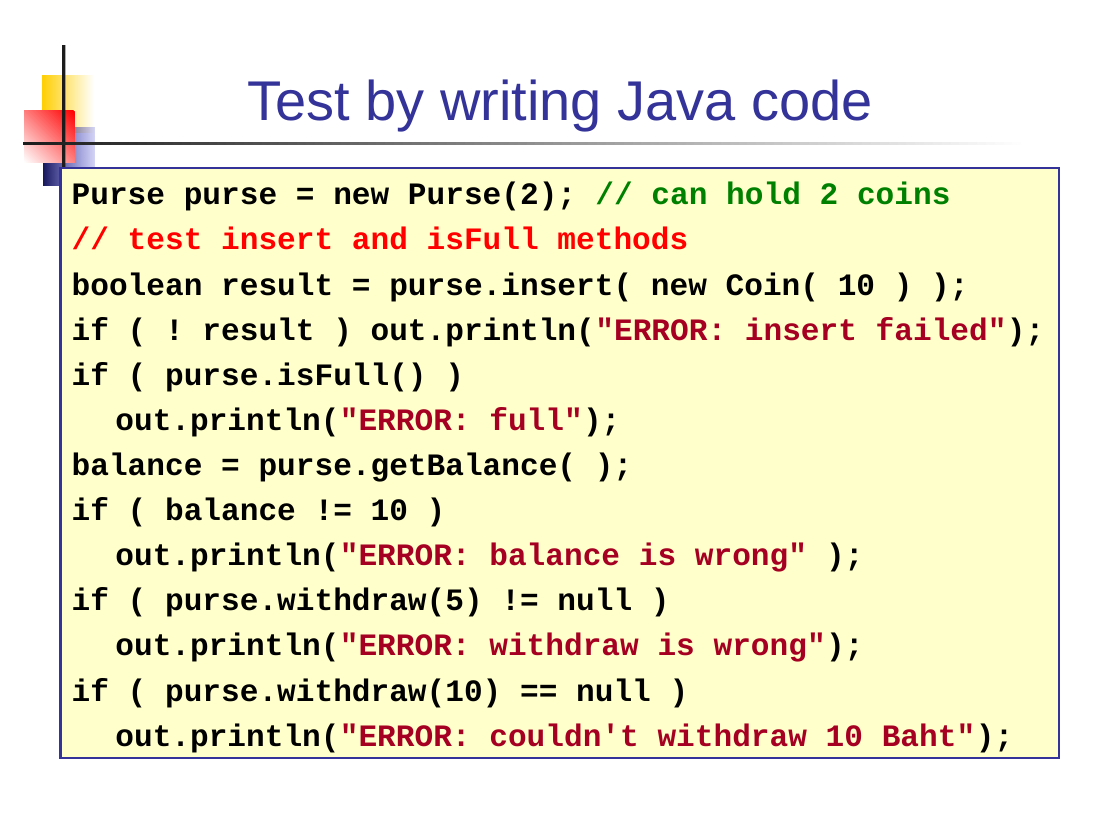
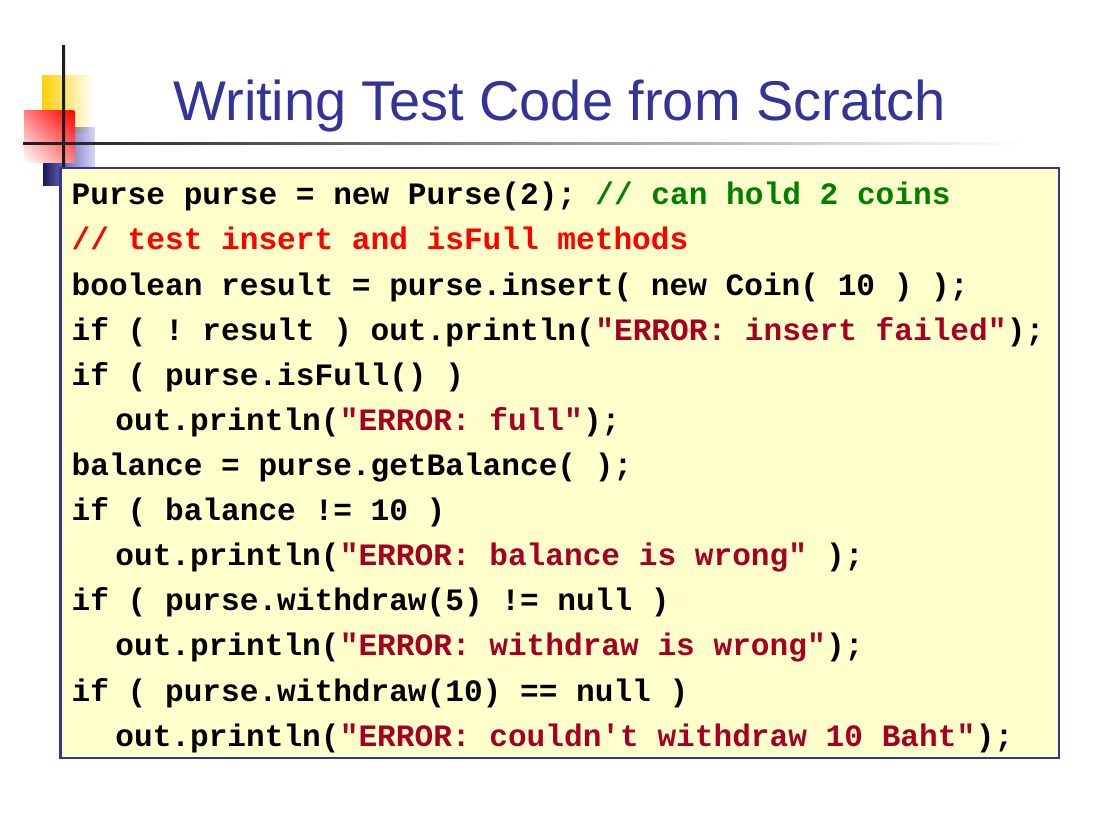
Before and after one commit to skeoop/skeoop.github.io, a slide deck: slide 8 of week10/UnitTesting.ppt. Drawn at 1120x840 pixels with LibreOffice and Linux fonts; fonts in the diff are those of the drawing. Boxes give left, top, right and bottom in pixels: in the first picture for what was removed or moved away, otherwise in the second. Text is boxed around its words. In the diff, an @@ line names an element or a change of style, - is before the commit and + after.

```diff
--- a/week10/UnitTesting.ppt
+++ b/week10/UnitTesting.ppt
@@ title at (x1=174, y1=79, x2=946, y2=130): text changed @@
-Test by writing Java code
+Writing Test Code from Scratch
```
Also in this commit, not shown: 13 other slides changed, 4 slides added, 5 slides removed, 4 other files.
